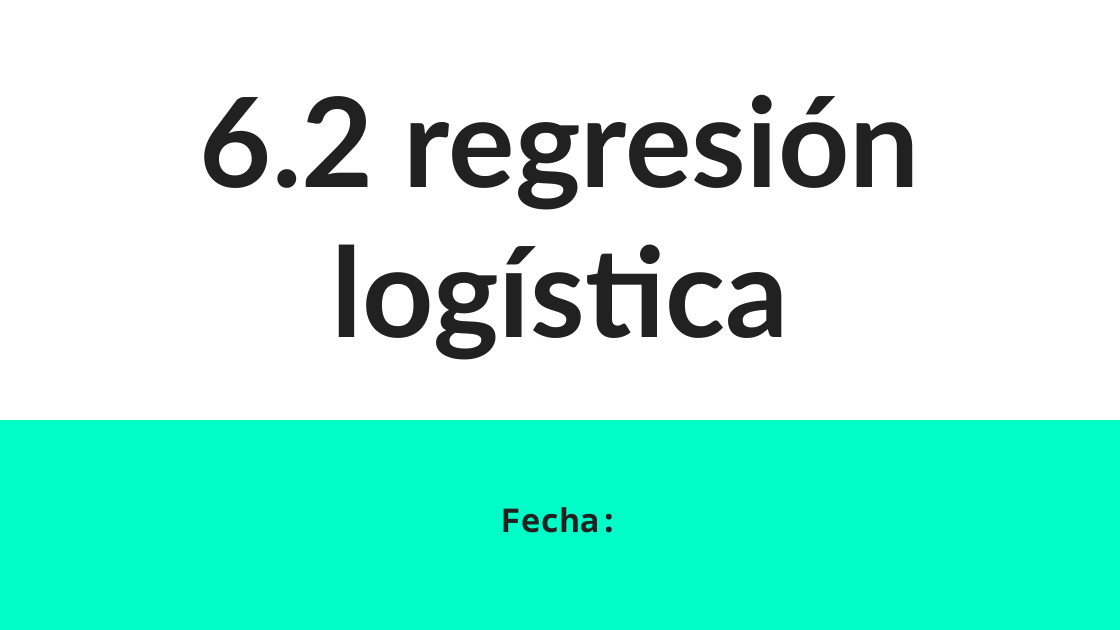
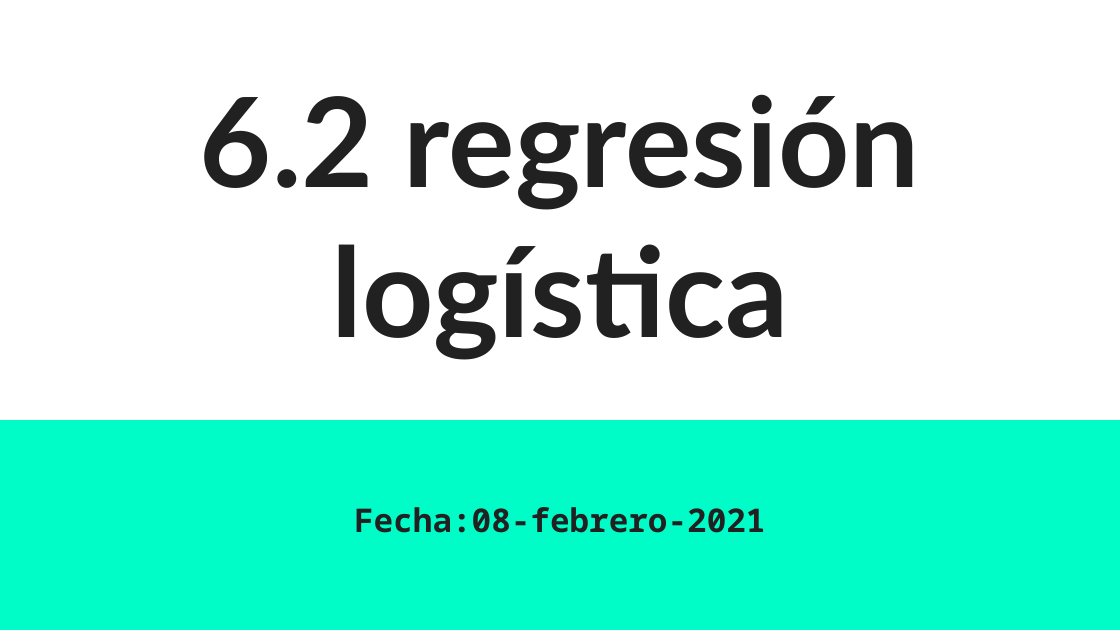
Before and after one commit to sainosmichelle/sainosmichelle.github.io, a slide deck: slide 1 of assets/files/Tema6/reg_log/6.2 Regresión Logística.pptx. Drawn at 1120x630 pixels with LibreOffice and Linux fonts; fonts in the diff are those of the drawing. Boxes give left, top, right and bottom in pixels: in the first picture for what was removed or moved away, otherwise in the second. Text is boxed around its words. In the diff, an @@ line names an element or a change of style, - is before the commit and + after.

```diff
--- a/assets/files/Tema6/reg_log/6.2 Regresión Logística.pptx
+++ b/assets/files/Tema6/reg_log/6.2 Regresión Logística.pptx
@@ subtitle at (x1=354, y1=507, x2=765, y2=533): text changed @@
-Fecha:
+Fecha:08-febrero-2021
```
Also in this commit, not shown: 9 other slides changed, 1 slide added, 2 slides removed, 5 other files.
